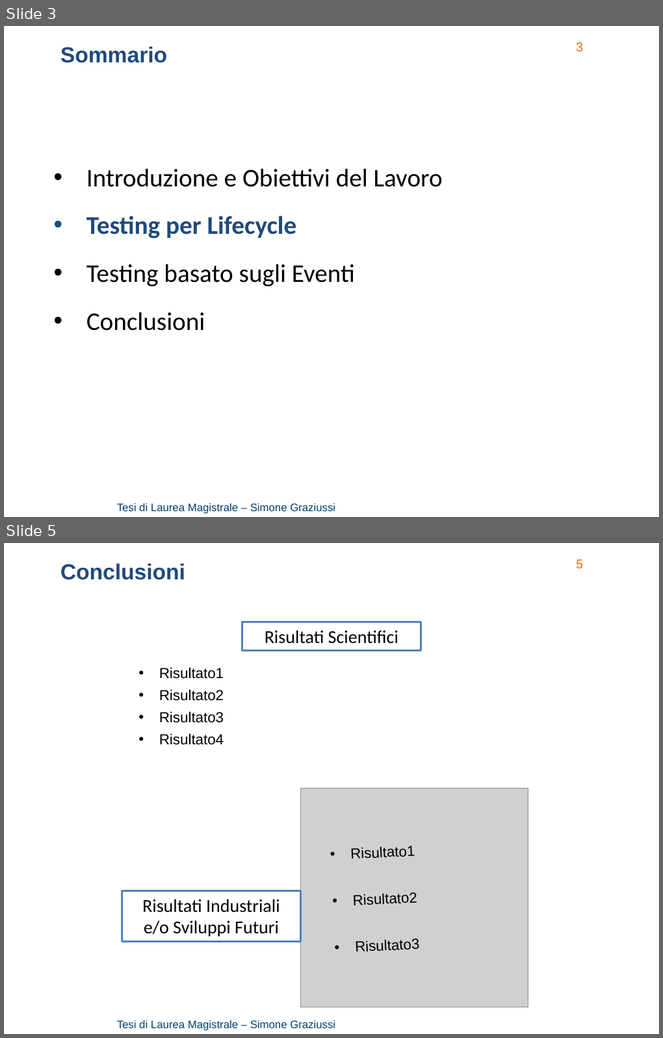
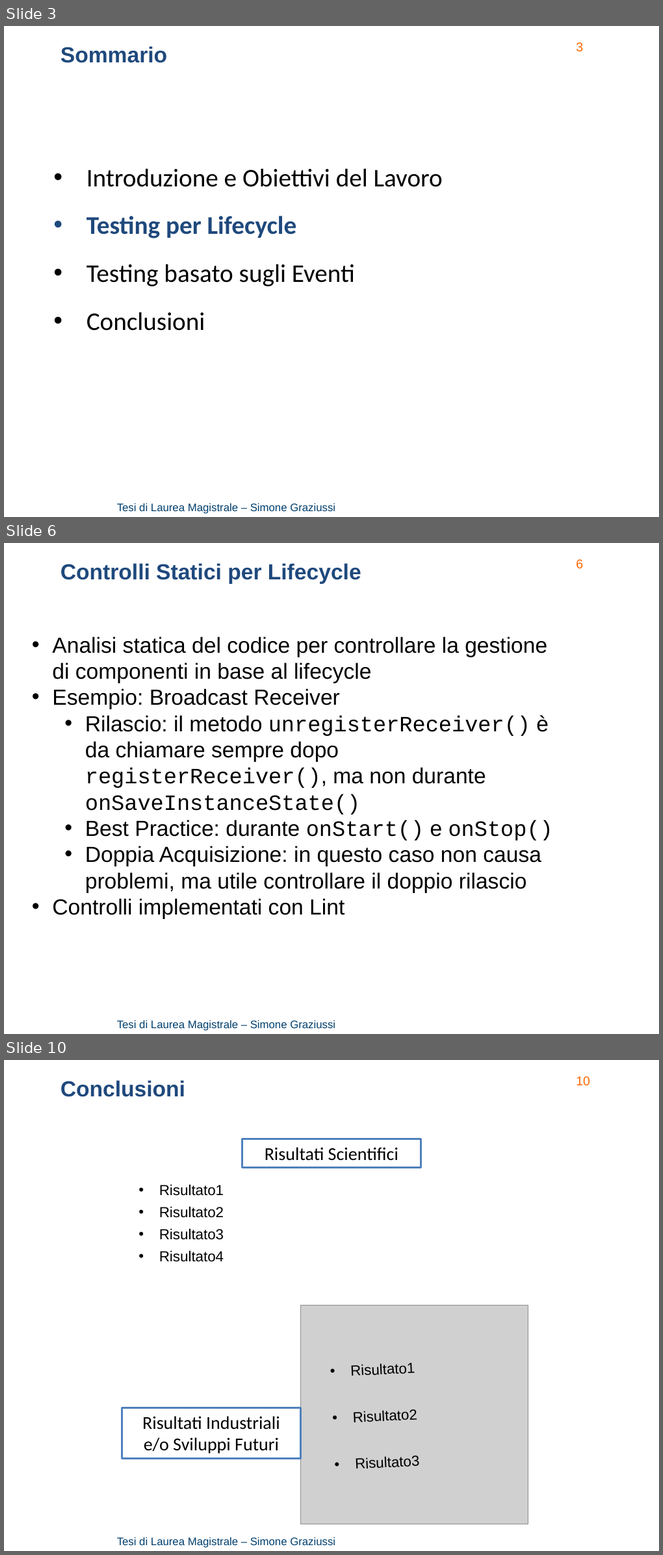
Before and after one commit to Simone3/Thesis, a slide deck: Presentation/Presentation.pptx. Shown one above the other, each under a label of ours: slides 3 and 5 before the commit, slides 3, 6 and 10 after it; the slides between them are not shown. The pictures are 663x1038 and 663x1555 pixels, drawn with LibreOffice and Linux fonts; fonts in the diff are those of the drawing; grey boxes stand for pictures; background and template pictures are left out. Boxes give left, top, right and bottom in pixels: in the first picture for what was removed or moved away, otherwise in the second. Text is boxed around its words. In the diff, an @@ line names an element or a change of style, - is before the commit and + after.

Commit message:
Presentation: preliminary version of lifecycle part

```diff
--- a/Presentation/Presentation.pptx
+++ b/Presentation/Presentation.pptx
@@ slide 6 added at bbox=[4, 543, 659, 1034], background picture (left out); not listed: 2 template elements that a slide beside it also shows @@
@@ text added at bbox=[61, 563, 362, 584], 24 pt, text #1F497D, bold @@
+Controlli Statici per Lifecycle
@@ text added at bbox=[52, 637, 553, 919], 24 pt, text #000000 @@
+• Analisi statica del codice per controllare la gestione di componenti in base al lifecycle
+• Esempio: Broadcast Receiver
+  • Rilascio: il metodo unregisterReceiver() è da chiamare sempre dopo registerReceiver(), ma non durante onSaveInstanceState()
+  • Best Practice: durante onStart() e onStop()
+  • Doppia Acquisizione: in questo caso non causa problemi, ma utile controllare il doppio rilascio
+• Controlli implementati con Lint
@@ what was slide 5 is now slide 10 @@
@@ page number at bbox=[576, 1076, 590, 1086]: text changed @@
-5
+10
```
Also in this commit, not shown: 1 slide changed, 5 other slides added, 1 slide removed, 1 other file.
